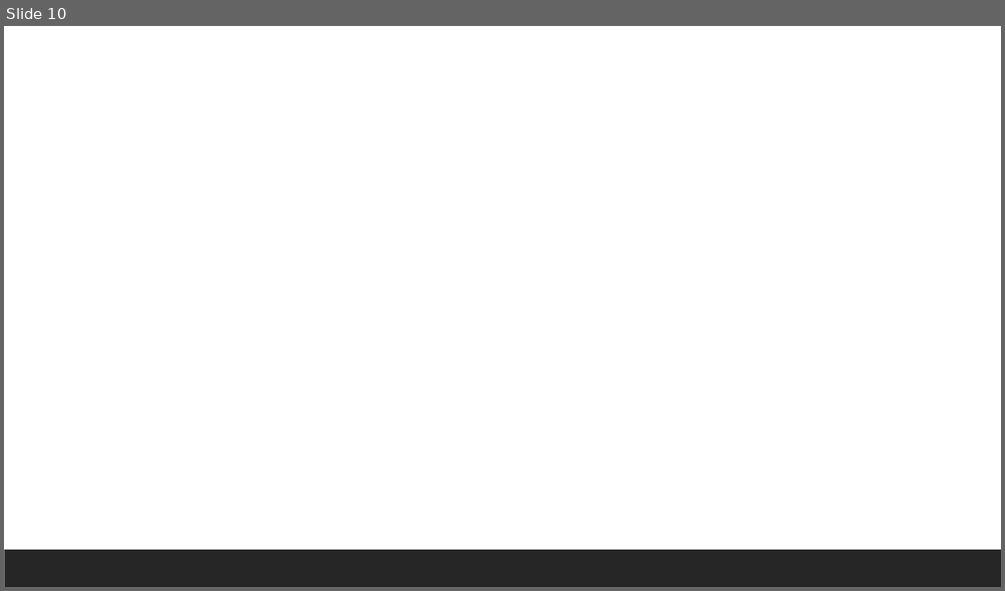
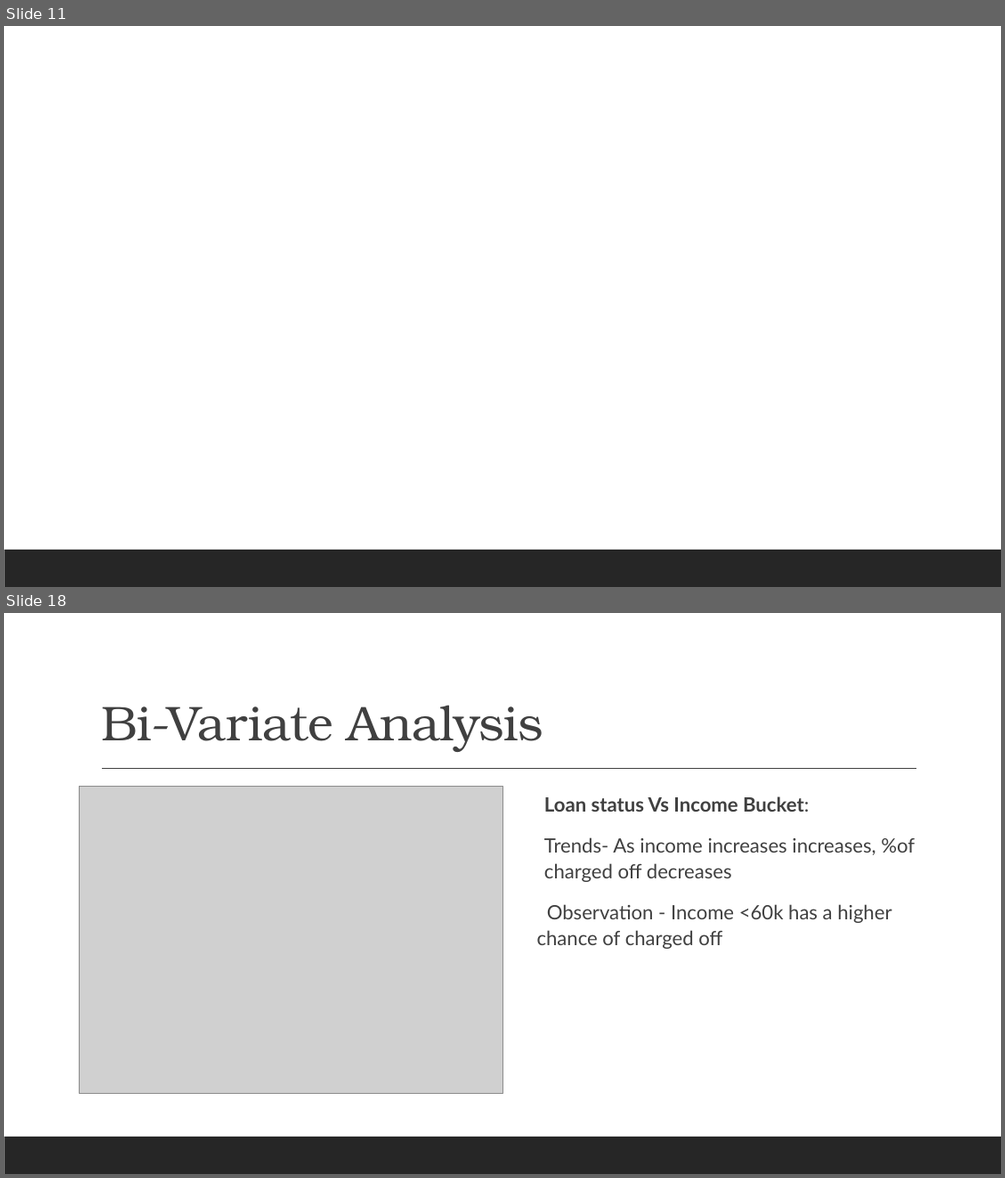
Before and after one commit to shrutich91/LENDING-CLUB-CASE-STUDY, a slide deck: Lending Club Case Study.pptx. Shown one above the other, each under a label of ours: slide 10 before the commit, slides 11 and 18 after it; the slides between them are not shown. The pictures are 1005x591 and 1005x1178 pixels, drawn with LibreOffice and Linux fonts; fonts in the diff are those of the drawing; grey boxes stand for pictures. Boxes give left, top, right and bottom in pixels: in the first picture for what was removed or moved away, otherwise in the second. Text is boxed around its words. In the diff, an @@ line names an element or a change of style, - is before the commit and + after.

Commit message:
Updated Bi-Variate Analysis
Updated Bi-Variate Analysis

```diff
--- a/Lending Club Case Study.pptx
+++ b/Lending Club Case Study.pptx
@@ slide 18 added at [4, 613, 1001, 1174], background #FFFFFF; not listed: 1 template element that a slide beside it also shows @@
@@ title added at [101, 705, 543, 752], 47 pt, text #404040 @@
+Bi-Variate Analysis
@@ line added from (102, 769) to (917, 769), #404040 1 pt @@
@@ picture added at [79, 787, 502, 1093] @@
@@ text added at [537, 796, 914, 949], 19 pt, text #404040 @@
+  Loan status Vs Income Bucket:
+  Trends- As income increases increases, %of charged off decreases
+Observation - Income <60k has a higher chance of charged off
@@ what was slide 10 is now slide 11 @@
```
Also in this commit, not shown: 18 other slides added, 1 other file.
